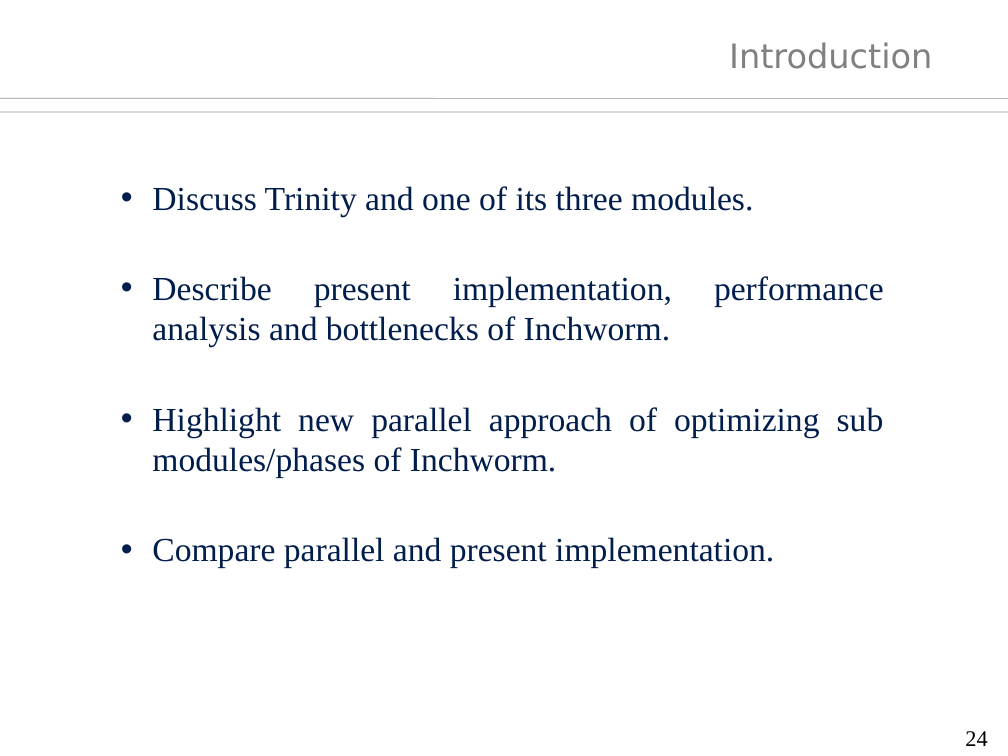
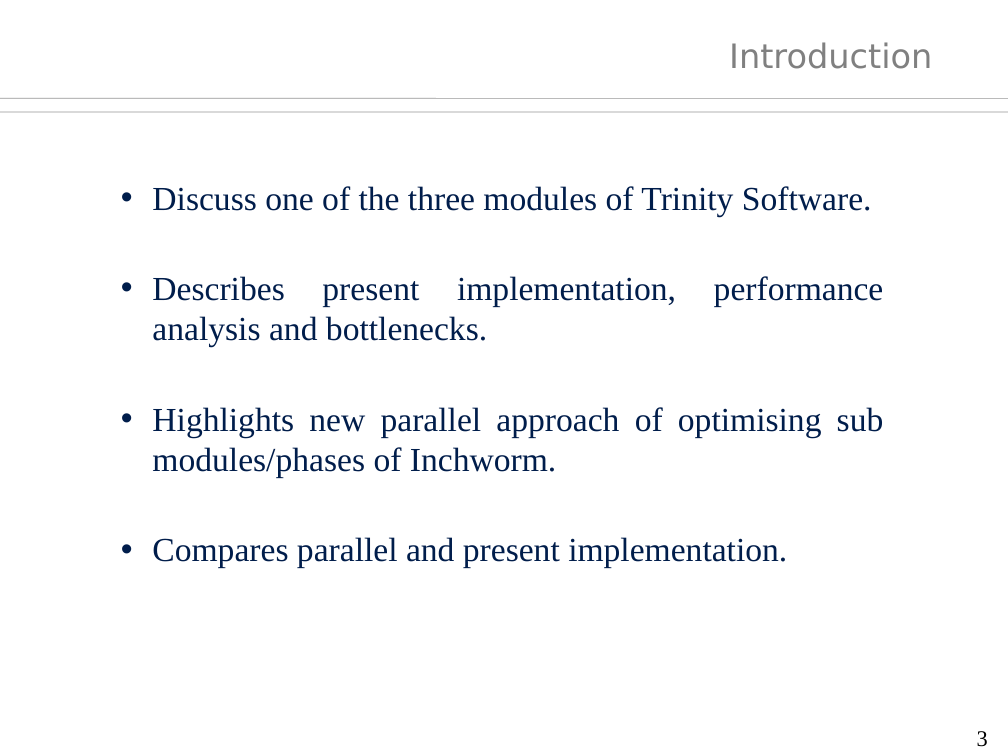
Before and after one commit to sh-ankur/parallel-inchworm, a slide deck: slide 3 of thesis/thesis-ppt.odp (slide 24 before the commit). Drawn at 1008x756 pixels with LibreOffice and Linux fonts; fonts in the diff are those of the drawing; background and template pictures are left out. Boxes give left, top, right and bottom in pixels: in the first picture for what was removed or moved away, otherwise in the second. Text is boxed around its words. In the diff, an @@ line names an element or a change of style, - is before the commit and + after.

```diff
--- a/thesis/thesis-ppt.odp
+++ b/thesis/thesis-ppt.odp
@@ text at (x1=152, y1=186, x2=884, y2=568): text changed @@
-  • Discuss Trinity and one of its three modules.
-  • Describe present implementation, performance analysis and bottlenecks of Inchworm.
-  • Highlight new parallel approach of optimizing sub modules/phases of Inchworm.
-  • Compare parallel and present implementation.
+  • Discuss one of the three modules of Trinity Software.
+  • Describes present implementation, performance analysis and bottlenecks.
+  • Highlights new parallel approach of optimising sub modules/phases of Inchworm.
+  • Compares parallel and present implementation.
@@ page number at (x1=977, y1=731, x2=988, y2=747): text changed @@
-24
+3
```
Also in this commit, not shown: 14 other slides changed, 17 slides added, 7 slides removed, 23 other files.
